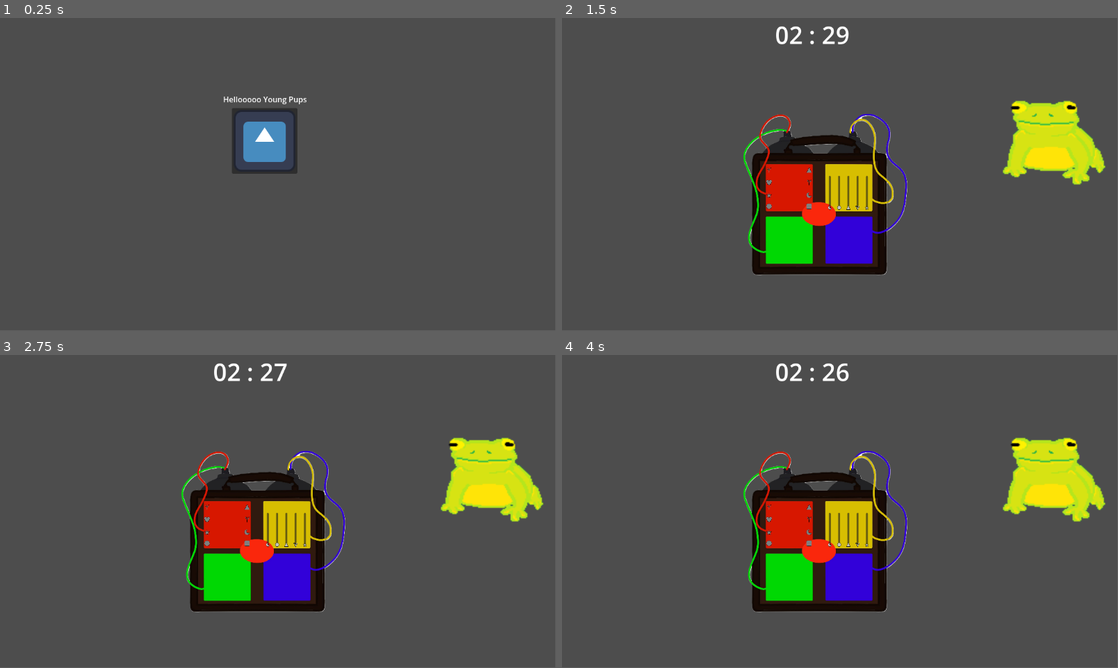
Above: before the commit, frames 1-4 (two rows, left to right).
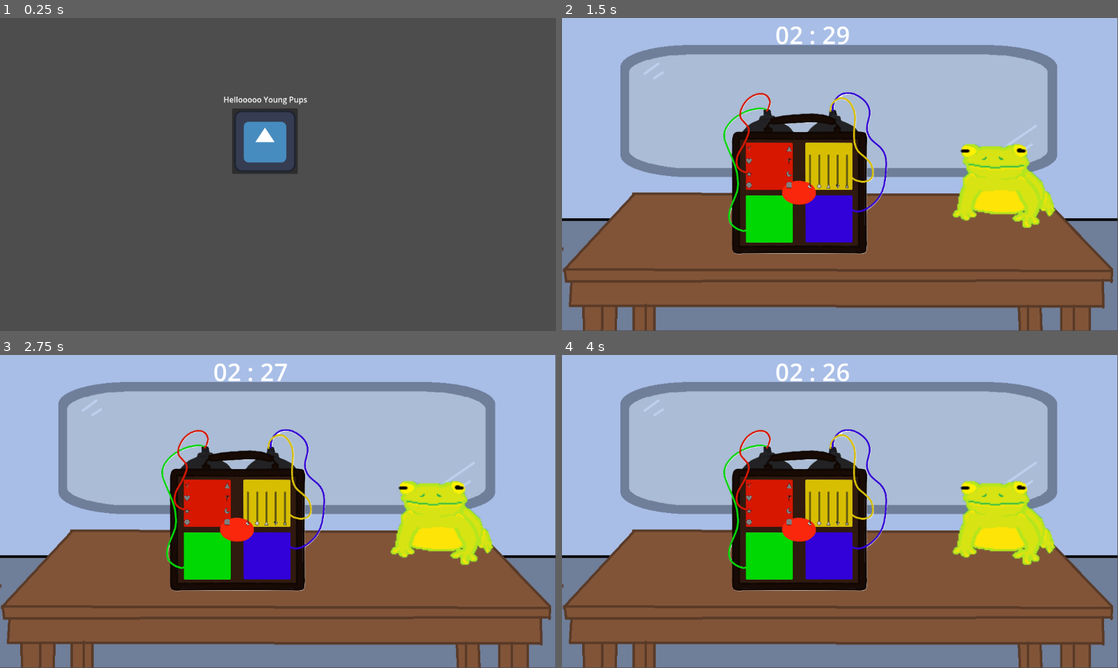
Above: after the commit, the same moments.

Repository: DepressoExpressoBoi/Godot-Wild-Jam-Signal
Game: Godot game, scene res://scenes/game_controller.tscn
Two runs of this game, one before a commit and one after it. Both use one fixed random seed, a clock stepped at 60 frames per second and the inputs below. The engine's default icon, where the game draws it, is replaced by a stand-in: a white triangle on a blue panel in a dark square.
Inputs (mouse positions are in pixels of both pictures, inside the frame that each line leads up to; where the layout moved, square brackets give the same spot in the first picture):
- Up to frame 1 (0.25 s): no input
- Up to frame 2 (1.5 s): click (828, 140) at 0.5 s; click (751, 149) [767, 171] at 1.25 s
- Up to frame 3 (2.75 s): click (189, 498) [205, 520] at 2 s
- Up to frame 4 (4 s): click (751, 511) [767, 533] at 2.75 s; click (751, 520) [767, 542] at 3.5 s
In our replay, the window is 799x449 before the commit and 800x450 after it. These sizes can differ from the game's own. Grey fills any space a smaller window leaves; there, only what the larger window draws over its background counts as a difference.

The runs differ from the first frame. In frame 1, 0.2% of the frame differs, in the area x 40-56%, y 25-47%; in frame 2, 97%; in frame 3, 97%, in the area x 0-100%, y 0-100%; in frame 4, 97%.

Commit message:
Created background image  for bomb and frog scene, positioned bomb and jimmy, recalculated zooming in and out to feel better

Diff:
--- a/project.godot
+++ b/project.godot
@@ -19,6 +19,11 @@
 
 Global="*uid://cdgkv007grgrs"
 
+[display]
+
+window/stretch/mode="viewport"
+window/stretch/aspect="expand"
+
 [physics]
 
 3d/physics_engine="Jolt Physics"
--- a/scenes/bomb.gd
+++ b/scenes/bomb.gd
@@ -74,17 +74,16 @@
 	elif puzzle.color_designation == 'blue':
 		puzzle.get_child(0).color = Color.from_rgba8(50.0, 1.0, 217.0)
 
-	# Scales the sprite up to (3.0, 3.0) over a duration of 1.5 seconds
-	tween.tween_property(puzzle, "scale", Vector2(0.9, 0.9), 1.5)
-	tween.tween_property(puzzle, "position", Vector2(-460.0, -440.0), 1.0)
+	tween.tween_property(puzzle, "scale", Vector2(0.9, 0.9), 0.5)
+	tween.tween_property(puzzle, "position", Vector2(-460.0, -440.0), 0.5)
 
 	return tween
 
 func shrink_puzzle(puzzle) -> Tween:
 	var tween = create_tween().set_parallel(true)
-	# Scales the sprite up to (3.0, 3.0) over a duration of 1.5 seconds
-	tween.tween_property(puzzle, "scale", Vector2(0.4, 0.4), 1.5)
-	tween.tween_property(puzzle, "position", grown_puzzle_default_pos, 1.0)
+
+	tween.tween_property(puzzle, "scale", Vector2(0.4, 0.4), 0.5)
+	tween.tween_property(puzzle, "position", grown_puzzle_default_pos, 0.5)
 
 	grown_puzzle_default_pos = Vector2(0.0, 0.0)
 
--- a/scenes/bomb_and_frog.tscn
+++ b/scenes/bomb_and_frog.tscn
@@ -2,18 +2,27 @@
 
 [ext_resource type="PackedScene" uid="uid://cecyb2swr8ihe" path="res://scenes/bomb.tscn" id="1_1vjqw"]
 [ext_resource type="Script" uid="uid://bkolraw76h5ge" path="res://scripts/bomb_and_frog.gd" id="1_q7c2y"]
+[ext_resource type="Texture2D" uid="uid://c5rhhhvh6eebq" path="res://assets/game_background.png" id="2_th3x1"]
 [ext_resource type="PackedScene" uid="uid://c0qs03ki7ooxu" path="res://scenes/jimmy.tscn" id="2_xegqa"]
 [ext_resource type="AudioStream" uid="uid://0v7bis3n44e0" path="res://assets/audio/game_track_bop.wav" id="4_5ad8w"]
 
 [node name="BombAndFrog" type="Node2D" unique_id=1950971119]
 script = ExtResource("1_q7c2y")
 
-[node name="Bomb" parent="." unique_id=258079969 instance=ExtResource("1_1vjqw")]
-position = Vector2(535, 402)
+[node name="TextureRect" type="TextureRect" parent="." unique_id=1782780935]
+offset_left = -1.0
+offset_top = -1.0
+offset_right = 1151.0
+offset_bottom = 647.0
+mouse_filter = 2
+texture = ExtResource("2_th3x1")
 
 [node name="Jimmy" parent="." unique_id=599400028 instance=ExtResource("2_xegqa")]
-position = Vector2(980, 209)
+position = Vector2(875, 298)
 scale = Vector2(2.328125, 2.1640625)
+
+[node name="Bomb" parent="." unique_id=258079969 instance=ExtResource("1_1vjqw")]
+position = Vector2(493, 357)
 
 [node name="timerLabel" type="Label" parent="." unique_id=1744390657]
 offset_left = 442.0
--- a/scripts/bomb_and_frog.gd
+++ b/scripts/bomb_and_frog.gd
@@ -14,6 +14,8 @@
 # Variables needed for specific puzzles (i.e. the wire match any future puzzle)
 var wire_match_clue_selected = false
 var wire_match_clue
+
+var grown_bomb_default_pos
 
 # code to change jimmy animations, you're going to have to switch back to default afterwards
 # Jimmy.play("purple_circle")
@@ -82,16 +84,22 @@
 		Jimmy.animation.play('hurry_up')
 
 func grow_bomb() -> Tween:
-	var tween = create_tween()
-	# Scales the sprite up to (3.0, 3.0) over a duration of 1.5 seconds
-	tween.tween_property(Bomb, "scale", Vector2(0.5, 0.5), 1.5)
+	var tween = create_tween().set_parallel(true)
+
+	grown_bomb_default_pos = Bomb.position
+
+	tween.tween_property(Bomb, "scale", Vector2(0.5, 0.5), 0.5)
+	tween.tween_property(Bomb, "position", grown_bomb_default_pos + Vector2(-100.0, 50.0), 0.5)
 
 	return tween
 
 func shrink_bomb() -> Tween:
-	var tween = create_tween()
-	# Scales the sprite up to (3.0, 3.0) over a duration of 1.5 seconds
-	tween.tween_property(Bomb, "scale", Vector2(0.25, 0.25), 1.5)
+	var tween = create_tween().set_parallel(true)
+
+	tween.tween_property(Bomb, "scale", Vector2(0.25, 0.25), 0.5)
+	tween.tween_property(Bomb, "position", grown_bomb_default_pos, 0.5)
+
+	grown_bomb_default_pos = Vector2(0.0, 0.0)
 
 	return tween
 
Binary file added: assets/game_background.png
Not shown, added: assets/game_background.png.import
Not shown, added: export_presets.cfg
Not shown: 1 places in scenes/bomb_and_frog.tscn that only renumber resources
Not shown, added: assets/background_project.paint
